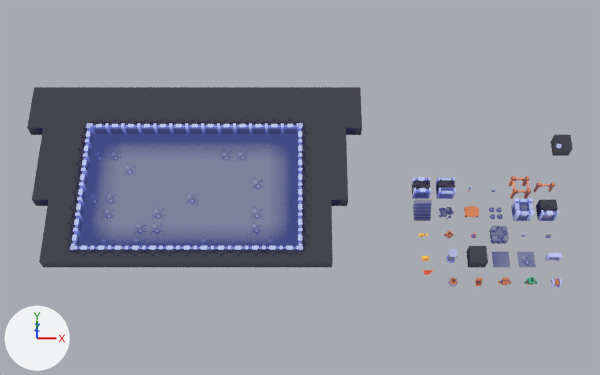
One commit to the Blender file art/arena.blend: the scene before it, then after it.
Both versions are drawn from a 50 mm lens placed at (6.6, -22.6, 46.1), pointed at (6.6, 0.0, 0.6). Arrows for +X, +Y and +Z are at lower left; the lights stay in place. The first picture is the older version.

The scene before the commit, as lines of its bpy script (objects in view):
```python
ob_wall = bpy.data.objects.new('wall', me_scene_026)
ob_wall.location = (20.0, -1.5, 0.0)
ob_wall.rotation_euler = (1.571, 0.0, 0.0)  # degrees (90, 0, 0)
ob_wall.scale = (0.01, 0.01, 0.01)
ob_wall_half_013 = bpy.data.objects.new('wall-half.013', me_scene_027)
ob_wall_half_013.location = (0.0, 4.5, 0.0)
ob_wall_half_013.rotation_euler = (1.571, 0.0, 0.0)  # degrees (90, 0, 0)
ob_wall_half_013.scale = (0.01, 0.01, 0.01)
ob_wall_half_014 = bpy.data.objects.new('wall-half.014', me_scene_027)
ob_wall_half_014.location = (0.0, -4.5, 0.0)
ob_wall_half_014.rotation_euler = (1.571, 0.0, 3.142)  # degrees (90, 0, 180)
ob_wall_half_014.scale = (0.01, 0.01, 0.01)
ob_wall_half_033 = bpy.data.objects.new('wall-half.033', me_scene_027)
ob_wall_half_033.location = (-7.0, -0.5, 0.0)
ob_wall_half_033.rotation_euler = (1.571, 0.0, 1.571)  # degrees (90, 0, 90)
ob_wall_half_033.scale = (0.01, 0.01, 0.01)
ob_wall_half_034 = bpy.data.objects.new('wall-half.034', me_scene_027)
ob_wall_half_034.location = (7.0, -0.5, 0.0)
ob_wall_half_034.rotation_euler = (1.571, 0.0, -1.571)  # degrees (90, 0, -90)
ob_wall_half_034.scale = (0.01, 0.01, 0.01)
ob_wall_half_035 = bpy.data.objects.new('wall-half.035', me_scene_027)
ob_wall_half_035.location = (-7.0, 0.5, 0.0)
ob_wall_half_035.rotation_euler = (1.571, 0.0, 1.571)  # degrees (90, 0, 90)
ob_wall_half_035.scale = (0.01, 0.01, 0.01)
ob_wall_half_036 = bpy.data.objects.new('wall-half.036', me_scene_027)
ob_wall_half_036.location = (7.0, 0.5, 0.0)
ob_wall_half_036.rotation_euler = (1.571, 0.0, -1.571)  # degrees (90, 0, -90)
ob_wall_half_036.scale = (0.01, 0.01, 0.01)
# also in view: 'wall-half' at (21.5, -1.5, 0.5)
```
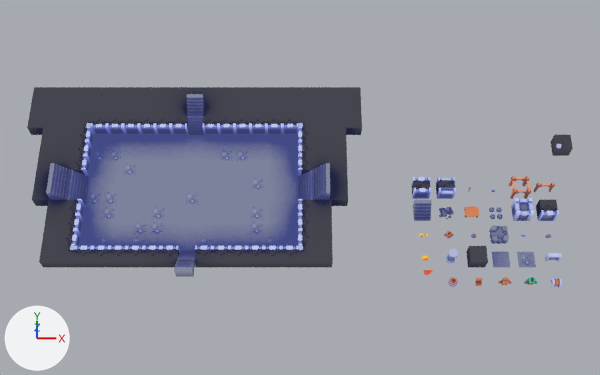
Changed parts and their boxes [x1, y1, x2, y2] in the pictures (600 x 375 px):
'stairs-left-upper', added: after [46, 178, 69, 200]
'wall-half.035', reshaped: before [67, 169, 89, 190]; after [68, 170, 89, 191]
'wall-half.014', reshaped (23% shorter): before [177, 246, 196, 267]; after [178, 251, 196, 267]
'stairs-back-upper', added: after [187, 94, 204, 115]
'stairs-front-upper', added: after [174, 259, 195, 277]
'wall-half.013', reshaped: before [187, 114, 204, 135]; after [187, 115, 204, 135]
'stairs-right-upper', added: after [313, 178, 330, 200]
'stairs-left.001-upper', added: after [48, 163, 71, 184]
'wall-half.033', reshaped: before [65, 184, 87, 205]; after [66, 185, 87, 205]
'wall-half.036', reshaped: before [298, 169, 315, 185]; after [298, 170, 313, 190]
'wall-half.034', reshaped: before [298, 184, 315, 200]; after [298, 185, 314, 200]
'stairs-right.001-upper', added: after [313, 163, 330, 184]

The edits, one by one:
Object 'wall-half.013' (ob_wall_half_013) now shows me_scene_021 instead of me_scene_027.
Object 'wall-half.014' (ob_wall_half_014) now shows me_scene_021 instead of me_scene_027.
Object 'wall-half.033' (ob_wall_half_033) now shows me_scene_021 instead of me_scene_027.
Object 'wall-half.034' (ob_wall_half_034) now shows me_scene_021 instead of me_scene_027.
Object 'wall-half.035' (ob_wall_half_035) now shows me_scene_021 instead of me_scene_027.
Object 'wall-half.036' (ob_wall_half_036) now shows me_scene_021 instead of me_scene_027.
Object 'stairs-right.001-upper' (ob_stairs_right_001_upper) is new; it shows me_scene_021.
Its location is (7.9, 0.5, 0.9).
Its rotation in degrees is (90, 0, -90).
Its scale is (0.01, 0.01, 0.01).
Object 'stairs-right-upper' (ob_stairs_right_upper) is new; it shows me_scene_021.
Its location is (7.9, -0.5, 0.9).
Its rotation in degrees is (90, 0, -90).
Its scale is (0.01, 0.01, 0.01).
Object 'stairs-left.001-upper' (ob_stairs_left_001_upper) is new; it shows me_scene_021.
Its location is (-7.9, 0.5, 0.9).
Its rotation in degrees is (90, 0, 90).
Its scale is (0.01, 0.01, 0.01).
Object 'stairs-left-upper' (ob_stairs_left_upper) is new; it shows me_scene_021.
Its location is (-7.9, -0.5, 0.9).
Its rotation in degrees is (90, 0, 90).
Its scale is (0.01, 0.01, 0.01).
Object 'stairs-front-upper' (ob_stairs_front_upper) is new; it shows me_scene_021.
Its location is (0.0, -5.4, 0.9).
Its rotation in degrees is (90, 0, 180).
Its scale is (0.01, 0.01, 0.01).
Object 'stairs-back-upper' (ob_stairs_back_upper) is new; it shows me_scene_021.
Its location is (0.0, 5.4, 0.9).
Its rotation in degrees is (90, 0, 0).
Its scale is (0.01, 0.01, 0.01).
